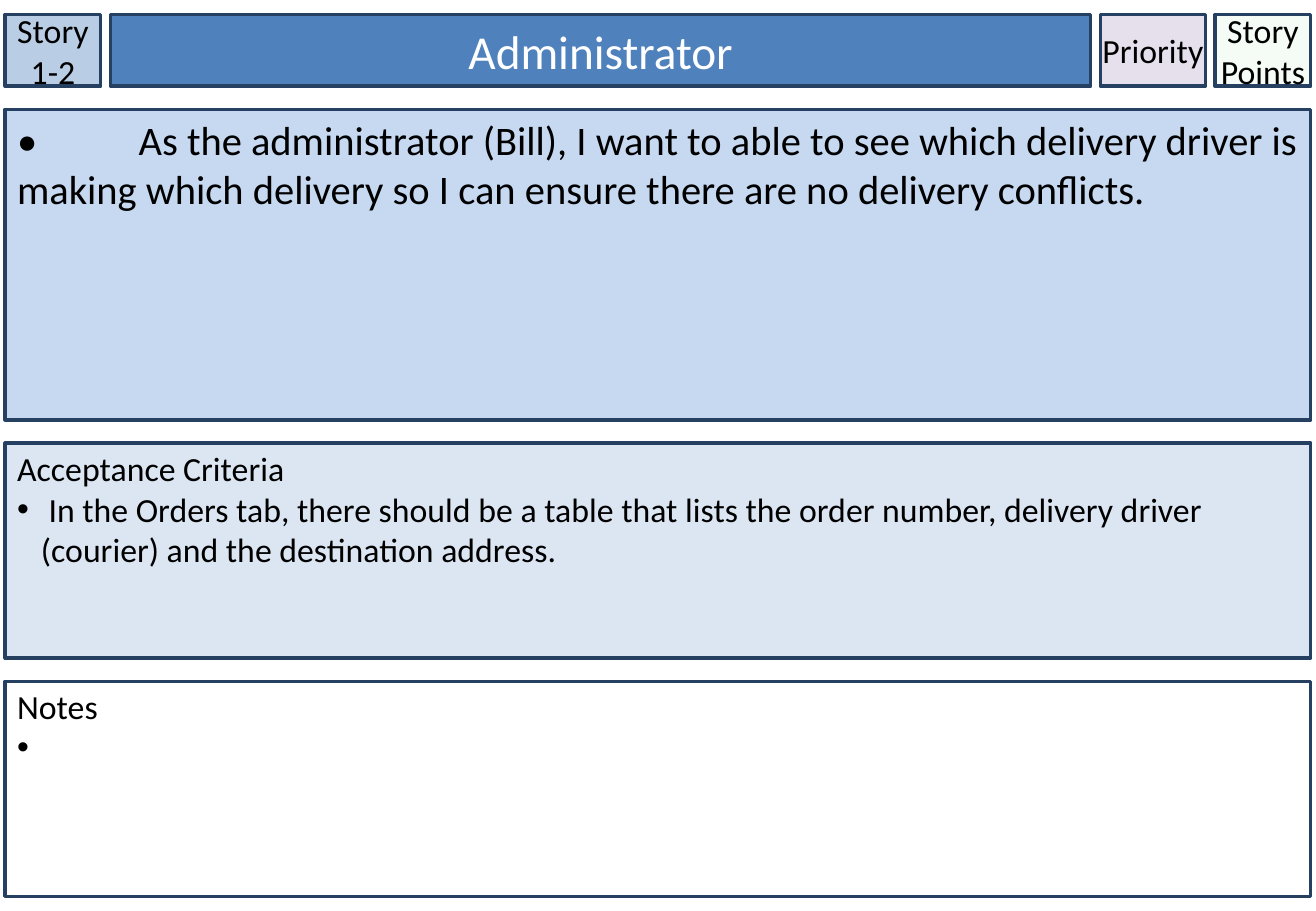
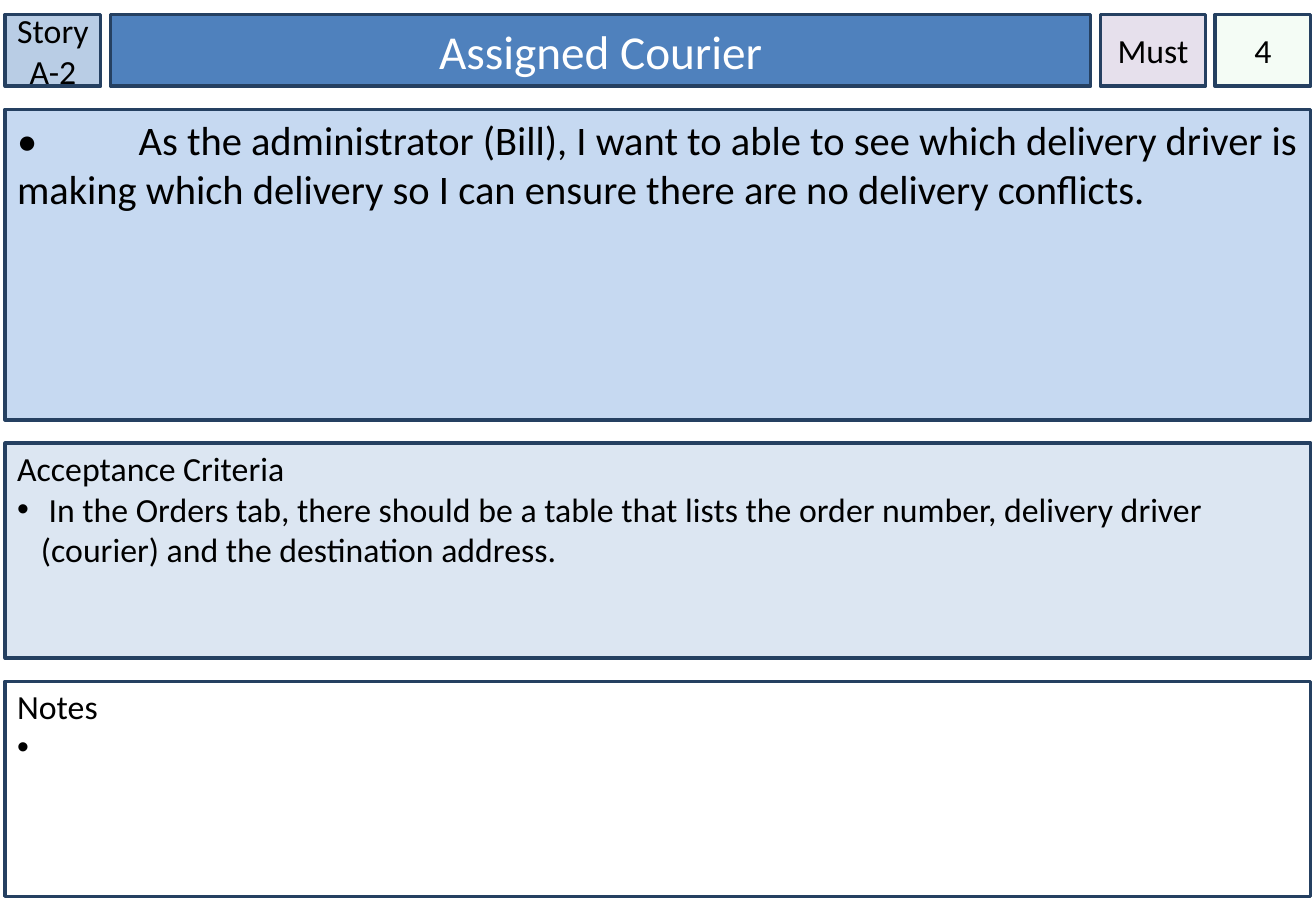
Before and after one commit to victoria-tobin/IFB299, a slide deck: slide 4 of Our story cards.pptx (slide 3 before the commit). Drawn at 1316x911 pixels with LibreOffice and Linux fonts; fonts in the diff are those of the drawing. Boxes give left, top, right and bottom in pixels: in the first picture for what was removed or moved away, otherwise in the second. Text is boxed around its words. In the diff, an @@ line names an element or a change of style, - is before the commit and + after.

```diff
--- a/Our story cards.pptx
+++ b/Our story cards.pptx
@@ text in rectangle at bbox=[17, 15, 89, 92]: text changed @@
-Story 1-2
+Story A-2
@@ text in rectangle at bbox=[439, 36, 762, 77]: text changed @@
-Administrator
+Assigned Courier
@@ text in rectangle at bbox=[1118, 41, 1189, 64]: text changed @@
-Priority
+Must
@@ text in rectangle at bbox=[1254, 41, 1271, 63]: text changed @@
-Story Points
+4
```
Also in this commit, not shown: 12 other slides changed, 7 slides added, 5 other files.
